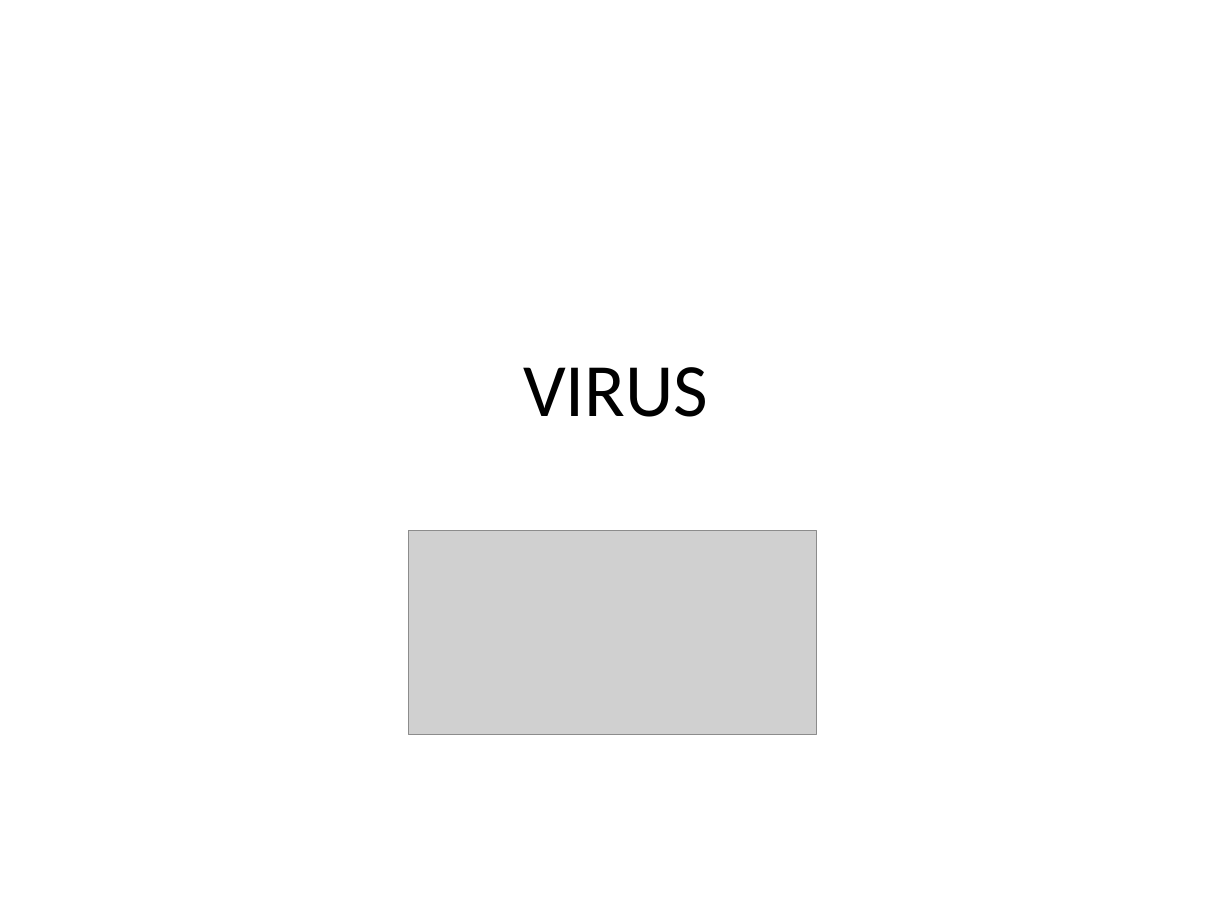
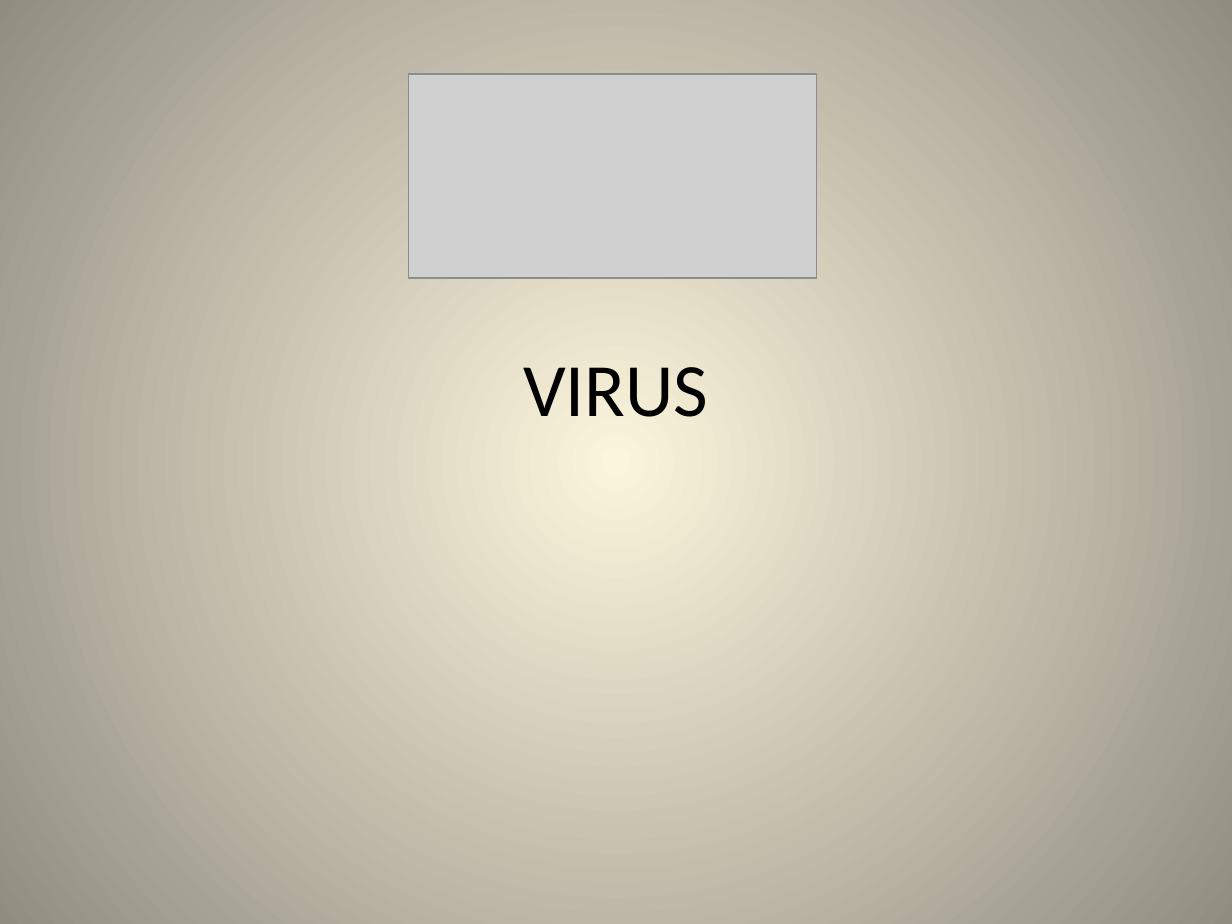
Before and after one commit to kevinlee584/ppt, a slide deck: slide 1 of virus.pptx. Drawn at 1232x924 pixels with LibreOffice and Linux fonts; fonts in the diff are those of the drawing; grey boxes stand for pictures. Boxes give left, top, right and bottom in pixels: in the first picture for what was removed or moved away, otherwise in the second. Text is boxed around its words. In the diff, an @@ line names an element or a change of style, - is before the commit and + after.

```diff
--- a/virus.pptx
+++ b/virus.pptx
@@ background #FFFFFF to gradient #FCF7DD to #918E81 @@
@@ picture: place and size @@
-picture at [408,531,816,736]
+picture at [408,74,816,278]
```
Also in this commit, not shown: 13 slides added.
